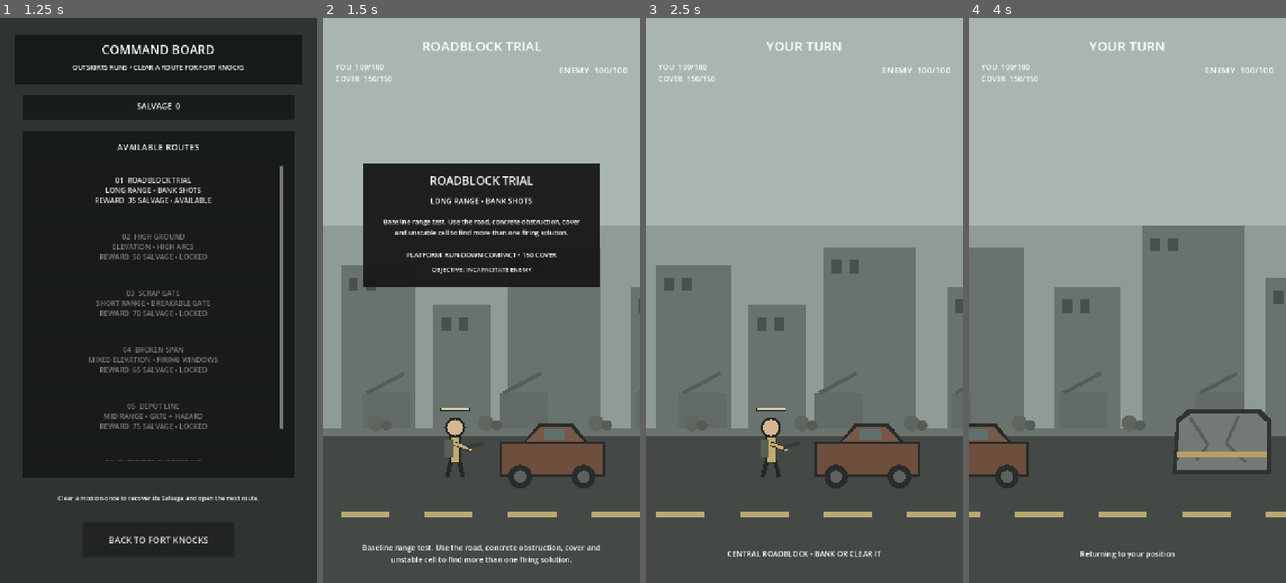
Above: before the commit, frames 1-4 (left to right).
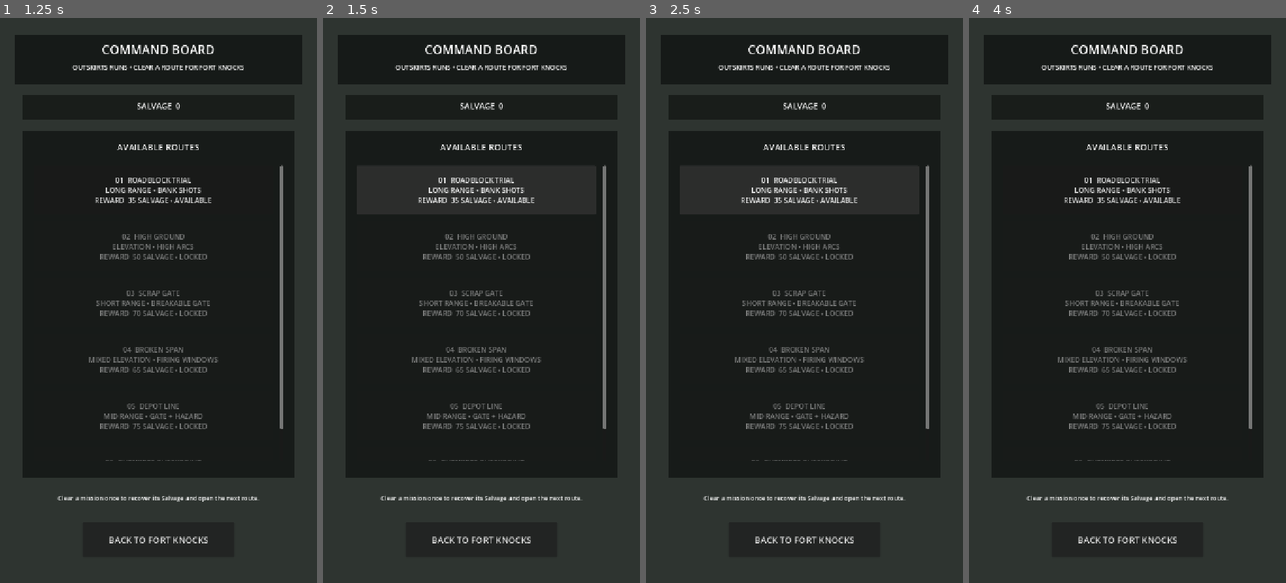
Above: after the commit, the same moments.

Repository: phantompixel-developer/FortKnocks
Game: Godot game, scene res://game/core/app.tscn
The game is run twice, just before and just after one commit, with the same random seed, the same clock (stepped at 60 frames per second) and the same inputs.
Inputs (mouse positions are in pixels of both pictures, inside the frame that each line leads up to):
- Up to frame 1 (1.25 s): click "COMMAND BOARD CHOOSE THE NEXT…" at 0.5 s
- Up to frame 2 (1.5 s): click "01 ROADBLOCK TRIAL LONG RANGE…" at 1.25 s
- Up to frame 3 (2.5 s): click (798, 187) at 2 s, where only the run after the commit has a clickable "01 ROADBLOCK TRIAL LONG RANGE…"
- Up to frame 4 (4 s): click (1121, 187) at 2.75 s, where only the run after the commit has a clickable "01 ROADBLOCK TRIAL LONG RANGE…"; move the mouse to (1197, 272) at 3.52 s; click (1197, 272) at 3.67 s

Frame 1 is identical in both runs. In frame 2, 69% of the frame differs, in the area x 0-100%, y 0-97%; in frame 3, 83%; in frame 4, 83%, in the area x 0-100%, y 0-96%.
Error after the commit: Invalid call to function 'prepare_for_campaign (via call)' in base 'Node2D (battle_controller.gd)'. Expected 3 argument(s). (res://game/core/app.gd:144)

Commit message:
feat: route specialist weapon loadout into campaign battle

Diff:
--- a/game/core/app.gd
+++ b/game/core/app.gd
@@ -51,6 +51,7 @@
 	_replace_screen(workshop)
 	workshop.back_requested.connect(_show_hub)
 	workshop.module_requested.connect(_on_module_requested)
+	workshop.specialist_weapon_requested.connect(_on_specialist_weapon_requested)
 	workshop.configure(save_service.snapshot(), _workshop_notice)
 	_workshop_notice = ""
 
@@ -59,6 +60,15 @@
 		var mission := EncounterCatalogScript.by_id(str(mission_id))
 		if mission != null and not mission.next_mission_id.is_empty():
 			save_service.unlock_mission(mission.next_mission_id)
+
+func _on_specialist_weapon_requested(weapon_id: String) -> void:
+	if not save_service.set_specialist_weapon(weapon_id):
+		return
+
+	var display_name := "HEAVY SLUG" if weapon_id == "heavy_slug" else "SHOCK CAPSULE"
+	_workshop_notice = "%s SET AS SPECIALIST" % display_name
+	_hub_notice = "FIELD RACK UPDATED • BOLT + %s" % display_name
+	_show_workshop()
 
 func _on_module_requested(module_id: String) -> void:
 	var platform_id := save_service.current_platform_id()
@@ -130,7 +140,8 @@
 	var platform := PlatformCatalogScript.by_id(platform_id)
 	var module_id := save_service.equipped_module_id(platform_id)
 	var module := PlatformModuleCatalogScript.by_id(module_id) if not module_id.is_empty() else null
-	battle.call("prepare_for_campaign", mission, platform, module)
+	var weapon_ids: Array[String] = ["scrap_bolt", save_service.specialist_weapon_id()]
+	battle.call("prepare_for_campaign", mission, platform, module, weapon_ids)
 	battle.connect("battle_completed", Callable(self, "_on_battle_completed"))
 	battle.connect("exit_requested", Callable(self, "_on_battle_exit_requested"))
 	battle.connect("rematch_requested", Callable(self, "_on_battle_rematch_requested"))
